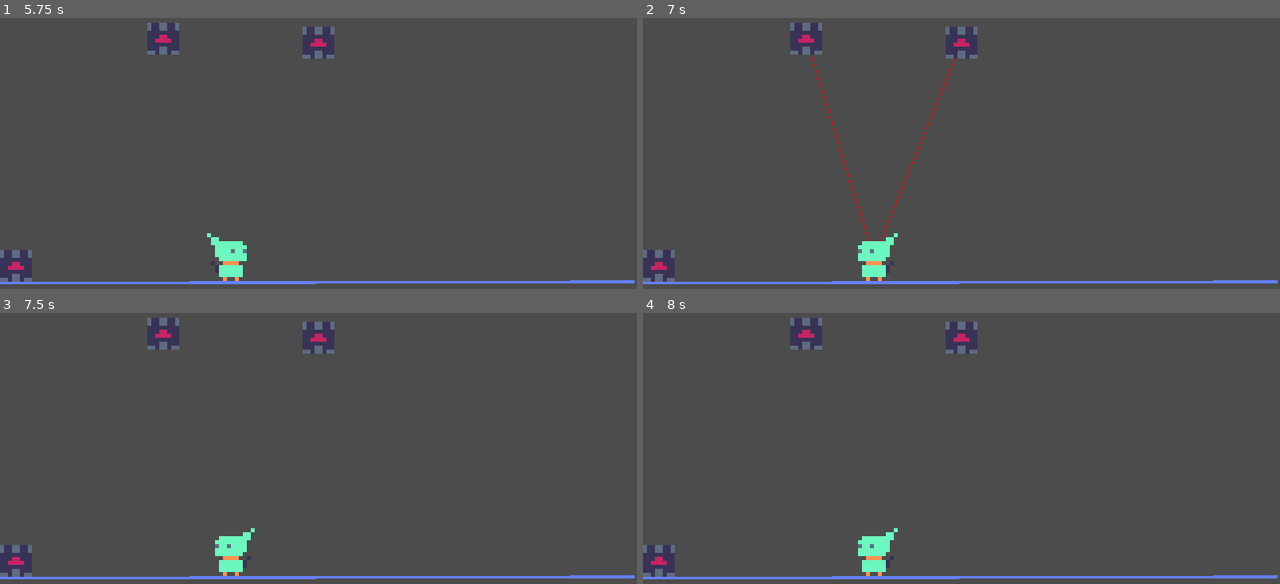
Above: before the commit, frames 1-4 (two rows, left to right).
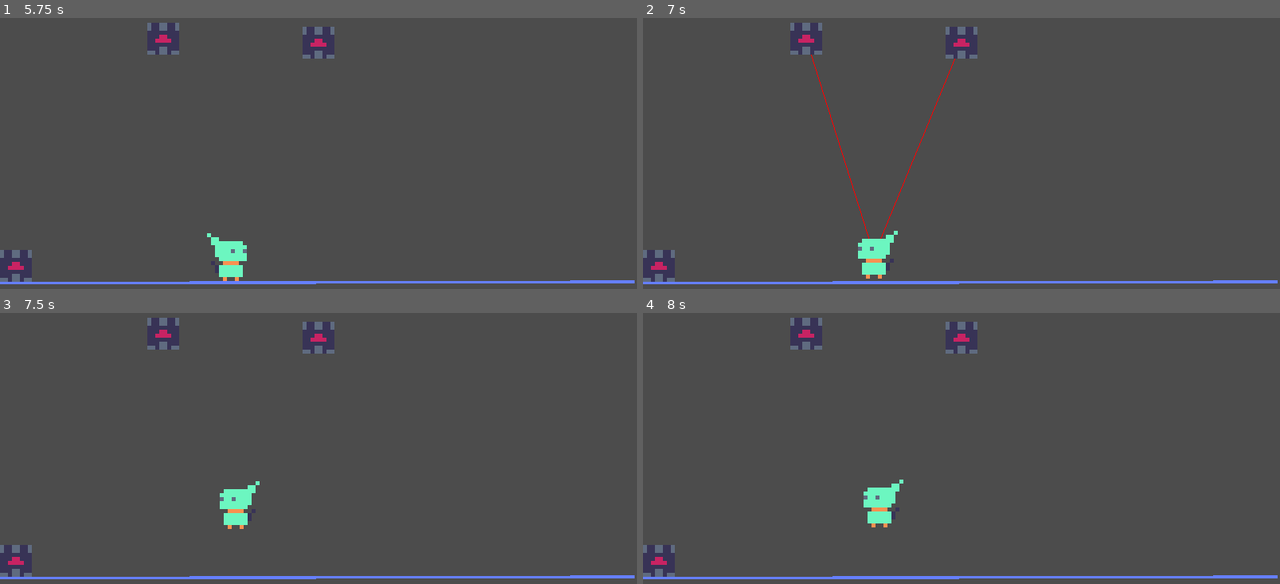
Above: after the commit, the same moments.

Repository: voithos/elfin
Game: Godot game, scene res://scenes/levels/level1.tscn
The game is run twice, just before and just after one commit, with the same random seed, the same clock (stepped at 60 frames per second) and the same inputs.
Inputs (mouse positions are in pixels of both pictures, inside the frame that each line leads up to):
- Up to frame 1 (5.75 s): tap Enter at 0.5, 2, 3.5 s; move the mouse to (458, 129) at 0.52 s; press the mouse at (458, 129) at 0.53 s; tap Space at 0.77, 1.25, 1.52, 2.75, 3.02, 3.77, 4.25, 4.52 s; right-click (458, 129) at 0.8 s; move the mouse to (191, 164) at 1.27 s; release the mouse at (191, 164) at 1.28 s; right-click (191, 164) at 1.35 s; click (191, 164) at 1.55 s; move the mouse to (382, 66) at 2.02 s; press the mouse at (382, 66) at 2.03 s; right-click (382, 66) at 2.3 s; move the mouse to (286, 218) at 2.77 s; release the mouse at (286, 218) at 2.78 s; right-click (286, 218) at 2.85 s; click (286, 218) at 3.05 s; move the mouse to (509, 199) at 3.52 s; press the mouse at (509, 199) at 3.53 s; right-click (509, 199) at 3.8 s; move the mouse to (127, 93) at 4.27 s; release the mouse at (127, 93) at 4.28 s; right-click (127, 93) at 4.35 s; click (127, 93) at 4.55 s; move the mouse to (350, 145) at 5.02 s; press the mouse at (350, 145) at 5.03 s; right-click (350, 145) at 5.3 s
- Up to frame 2 (7 s): move the mouse to (865, 55) at 5.77 s; release the mouse at (865, 55) at 5.78 s; right-click (865, 55) at 5.85 s; tap Space at 6.02, 6.77 s; click (865, 55) at 6.05 s; move the mouse to (1101, 129) at 6.52 s; press the mouse at (1101, 129) at 6.53 s; right-click (1101, 129) at 6.8 s
- Up to frame 3 (7.5 s): move the mouse to (191, 459) at 7.27 s; release the mouse at (191, 459) at 7.28 s; right-click (191, 459) at 7.35 s
- Up to frame 4 (8 s): tap Space at 7.52 s; click (834, 459) at 7.55 s

Frame 1 is identical in both runs. In frame 2, 0.4% of the frame differs, in the area x 26-49%, y 14-98%; in frame 3, 1.3%, in the area x 33-41%, y 62-98%; in frame 4, 1.3%.

Commit message:
Add push/pull mechanics.

Diff:
--- a/project.godot
+++ b/project.godot
@@ -48,6 +48,17 @@
 "svg/scale": 1.0
 }
 
+[input]
+
+elfin_push=[ Object(InputEventMouseButton,"resource_local_to_scene":false,"resource_name":"","device":0,"alt":false,"shift":false,"control":false,"meta":false,"command":false,"button_mask":0,"position":Vector2( 0, 0 ),"global_position":Vector2( 0, 0 ),"factor":1.0,"button_index":2,"pressed":false,"doubleclick":false,"script":null)
+ ]
+elfin_pull=[ Object(InputEventMouseButton,"resource_local_to_scene":false,"resource_name":"","device":0,"alt":false,"shift":false,"control":false,"meta":false,"command":false,"button_mask":0,"position":Vector2( 0, 0 ),"global_position":Vector2( 0, 0 ),"factor":1.0,"button_index":1,"pressed":false,"doubleclick":false,"script":null)
+ ]
+
+[physics]
+
+2d/default_gravity=300
+
 [rendering]
 
 quality/shadows/filter_mode=0
--- a/scenes/levels/level1.tscn
+++ b/scenes/levels/level1.tscn
@@ -8,7 +8,7 @@
 custom_solver_bias = 0.0
 extents = Vector2( 17.8206, 10 )
 
-[node name="level1" type="Node2D" index="0"]
+[node name="level1" type="Node2D"]
 
 [node name="Sprite" type="Sprite" parent="." index="0"]
 
--- a/scenes/player.gd
+++ b/scenes/player.gd
@@ -2,6 +2,7 @@
 
 const ATTRACTOR_MIN_MOUSE_DIST = 75
 const ATTRACTOR_MIN_MOUSE_DIST_SQUARED = ATTRACTOR_MIN_MOUSE_DIST * ATTRACTOR_MIN_MOUSE_DIST
+const FORCE = 50
 
 onready var sprite = get_node("sprite")
 onready var rays = get_node("rays")
@@ -18,6 +19,23 @@
 func _process(delta):
 	pass
 
+func _physics_process(delta):
+	var multiplier = 0
+	if Input.is_action_pressed("elfin_pull"):
+		multiplier = 1
+	if Input.is_action_pressed("elfin_push"):
+		multiplier = -1
+
+	if multiplier != 0 and len(nearby_attractors) > 0:
+		# A force is being applied. Calculate the force.
+		multiplier = multiplier / float(len(nearby_attractors))
+
+		for attractor in nearby_attractors:
+			var force = (attractor.global_position - global_position).normalized()
+			force *= FORCE
+			force *= multiplier
+			apply_impulse(Vector2(0, 0), force)
+
 func _handle_mouse_motion(event):
 	# Flip sprite to the direction mouse is facing.
 	sprite.flip_h = global_position.x > event.position.x
--- a/scenes/player.tscn
+++ b/scenes/player.tscn
@@ -9,13 +9,13 @@
 custom_solver_bias = 0.0
 extents = Vector2( 12, 15 )
 
-[node name="player" type="RigidBody2D"]
+[node name="player" type="RigidBody2D" index="0"]
 
 input_pickable = false
 collision_layer = 1
 collision_mask = 1
 mode = 0
-mass = 1.0
+mass = 5.0
 friction = 1.0
 bounce = 0.0
 gravity_scale = 1.0
@@ -30,6 +30,7 @@
 angular_velocity = 0.0
 angular_damp = -1.0
 script = ExtResource( 1 )
+_sections_unfolded = [ "Angular", "Applied Forces", "Linear" ]
 
 [node name="rays" type="Node2D" parent="." index="0"]
 
--- a/scenes/rays.gd
+++ b/scenes/rays.gd
@@ -11,6 +11,6 @@
 	update()
 
 func _draw():
-	if player.nearby_attractors:
+	if len(player.nearby_attractors) > 0:
 		for attractor in player.nearby_attractors:
 			draw_line(Vector2(0, 0), player.to_local(attractor.global_position) / SPRITE_SCALE, Color(255, 0, 0), 1)
